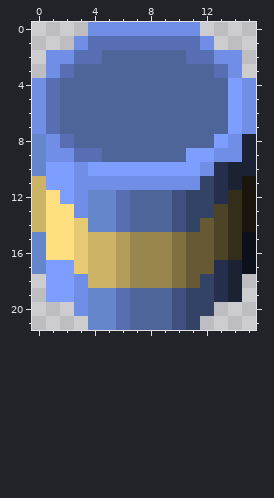
File history of a pixel-art sprite, graphics/barrel_blue.png. Above, as it was before the edit.
The file is 16x22 pixels. Colours within 5 levels of each other are drawn and written as one.
After the commit:
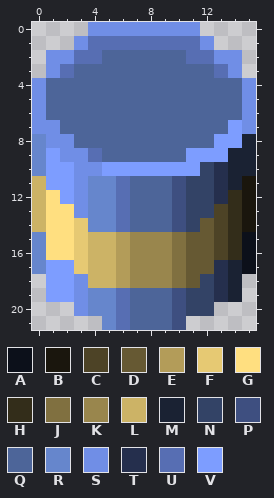
Palette (. is transparent): A #0c101a  B #1a160d  C #4d4326  D #665933  E #b39c59  F #e6c973  G #ffdf80  H #332d1a  J #807040  K #99864d  L #ccb366  M #1a2233  N #334366  P #3e4f80  Q #4d6599  R #6686cc  S #708ee6  T #252f4d  U #576eb3  V #7d9dff
The edit:
y 4..6: x 1 U -> Q; x 14 V -> Q
y 7: x 1 U -> S
y 8: x 2 U -> S; x 14 S -> V
y 9: x 1 S -> V; x 3 U -> S; x 13..14 SS -> VM
y 10: x 4 V -> S; x 12 S -> N
y 11: x 4..11 SSSSSSSS -> RRUQQQPN
y 21: x 4 R -> .; x 11 N -> .
Pixel boxes of the changes (left, top, right, bottom) in both pictures:
changed: (46, 78, 242, 190)
erased: (88, 316, 102, 330)
erased: (186, 316, 200, 330)
